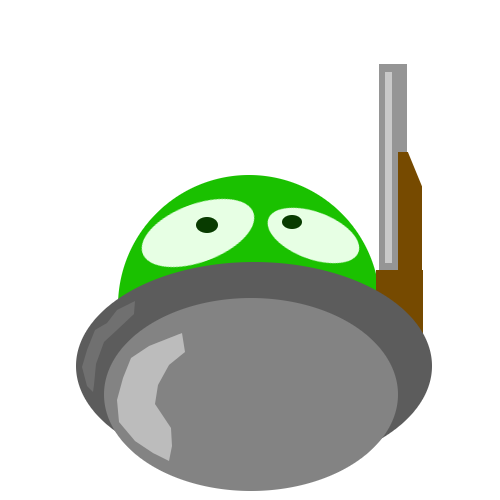
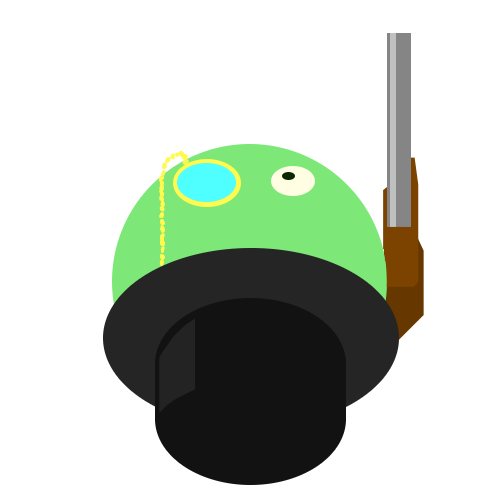
Layered file, before and after one edit (500 × 500). Changes by layer:
added layer "player.png copy" above "player.png" over (103, 33, 424, 485)
hid "player.png", opacity 100% → 57% over (76, 64, 432, 491)
